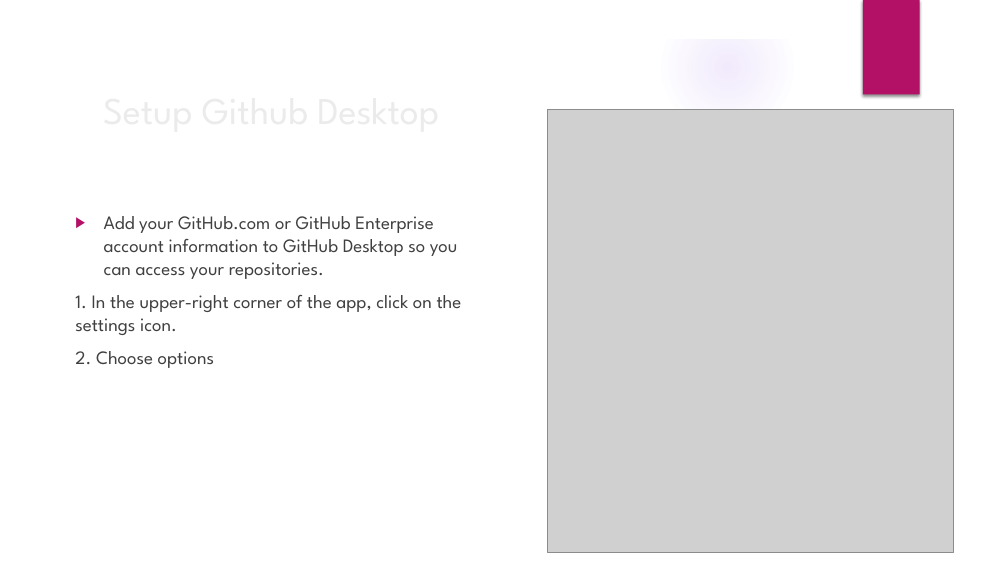
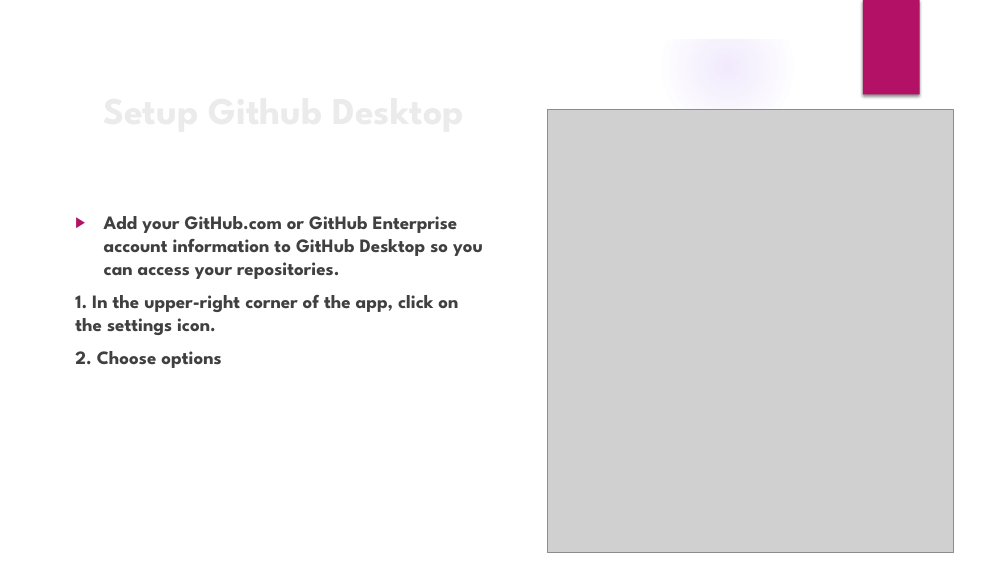
Before and after one commit to jlam323/Web-Workshop1, a slide deck: slide 11 of WesternCybersecurity.pptx (slide 9 before the commit). Drawn at 1008x567 pixels with LibreOffice and Linux fonts; fonts in the diff are those of the drawing; grey boxes stand for pictures; background and template pictures are left out. Boxes give left, top, right and bottom in pixels: in the first picture for what was removed or moved away, otherwise in the second. Text is boxed around its words. In the diff, an @@ line names an element or a change of style, - is before the commit and + after.

```diff
--- a/WesternCybersecurity.pptx
+++ b/WesternCybersecurity.pptx
@@ title "Setup Github Desktop" at <box>95,80,820,138</box>: bold on @@
@@ text "Add your GitHub.com or GitHub ..." at <box>75,216,483,368</box>: bold on @@
```
Also in this commit, not shown: 6 other slides changed, 1 other file.
